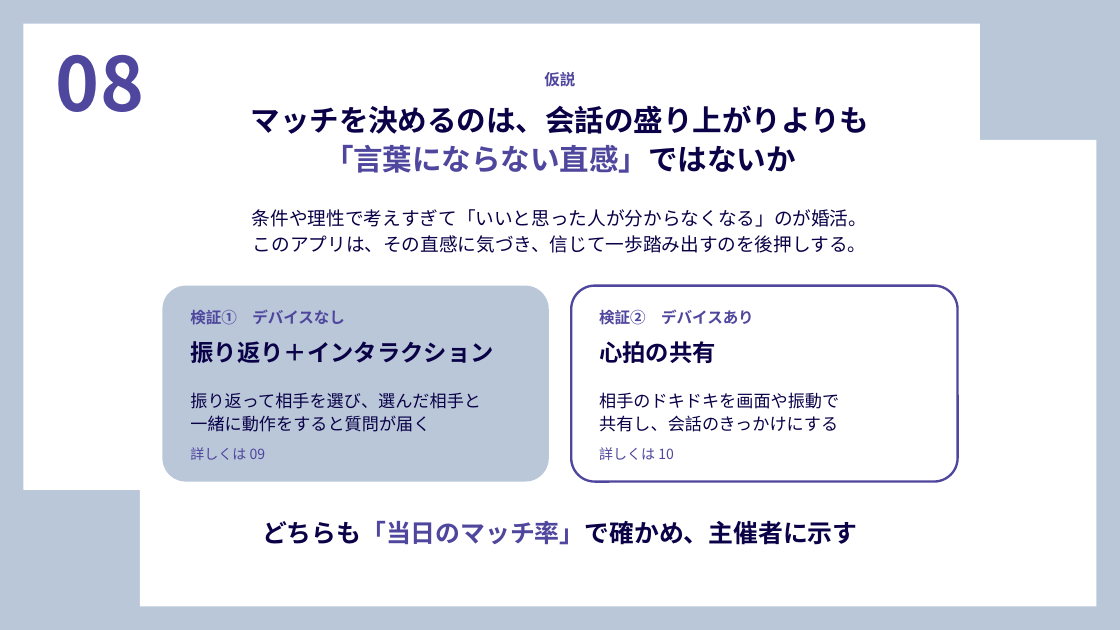
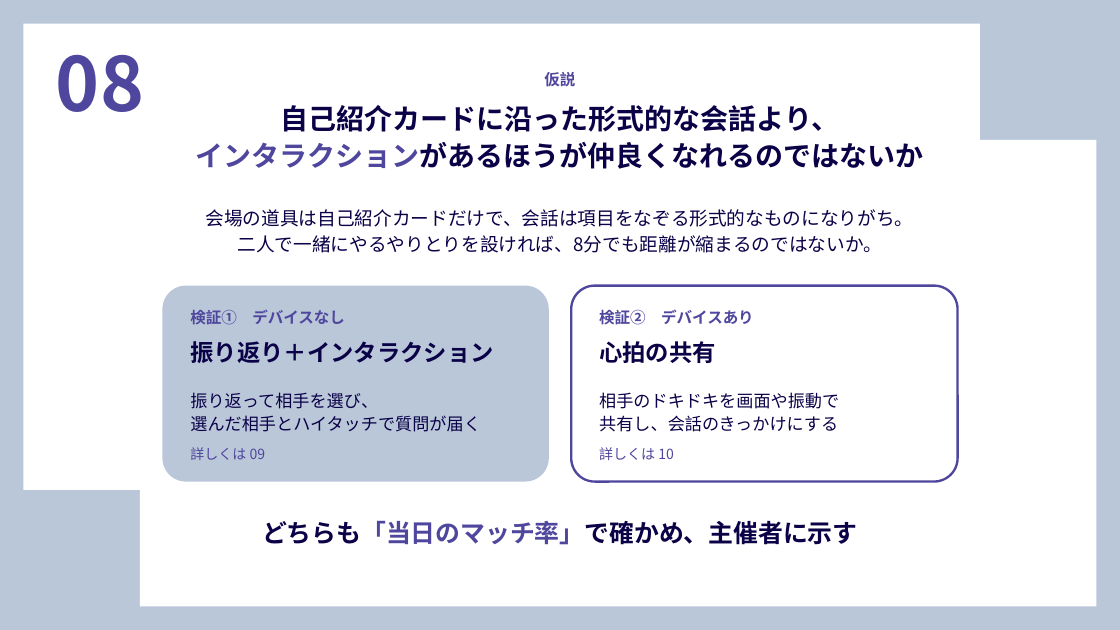
Before and after one commit to waka1220/waka1220, a slide deck: slide 1 of slides/slide08_hypothesis.pptx. Drawn at 1120x630 pixels with LibreOffice and Linux fonts; fonts in the diff are those of the drawing. Boxes give left, top, right and bottom in pixels: in the first picture for what was removed or moved away, otherwise in the second. Text is boxed around its words. In the diff, an @@ line names an element or a change of style, - is before the commit and + after.

```diff
--- a/slides/slide08_hypothesis.pptx
+++ b/slides/slide08_hypothesis.pptx
@@ text at [196, 105, 924, 169]: text changed; size 19 to 18 pt @@
-マッチを決めるのは、会話の盛り上がりよりも
-「言葉にならない直感」ではないか
+自己紹介カードに沿った形式的な会話より、
+インタラクションがあるほうが仲良くなれるのではないか
@@ text at [206, 209, 914, 253]: text changed @@
-条件や理性で考えすぎて「いいと思った人が分からなくなる」のが婚活。
-このアプリは、その直感に気づき、信じて一歩踏み出すのを後押しする。
+会場の道具は自己紹介カードだけで、会話は項目をなぞる形式的なものになりがち。
+二人で一緒にやるやりとりを設ければ、8分でも距離が縮まるのではないか。
@@ text at [190, 392, 480, 432]: text changed @@
-振り返って相手を選び、選んだ相手と
-一緒に動作をすると質問が届く
+振り返って相手を選び、
+選んだ相手とハイタッチで質問が届く
```
Also in this commit, not shown: 2 other files.
